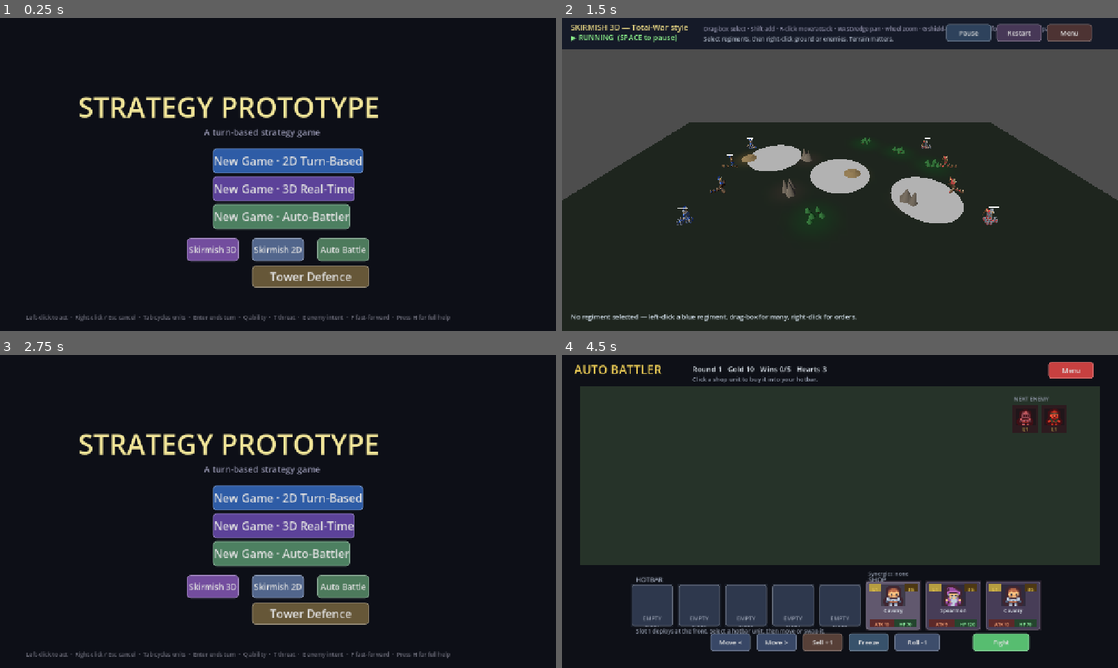
Above: before the commit, frames 1-4 (two rows, left to right).
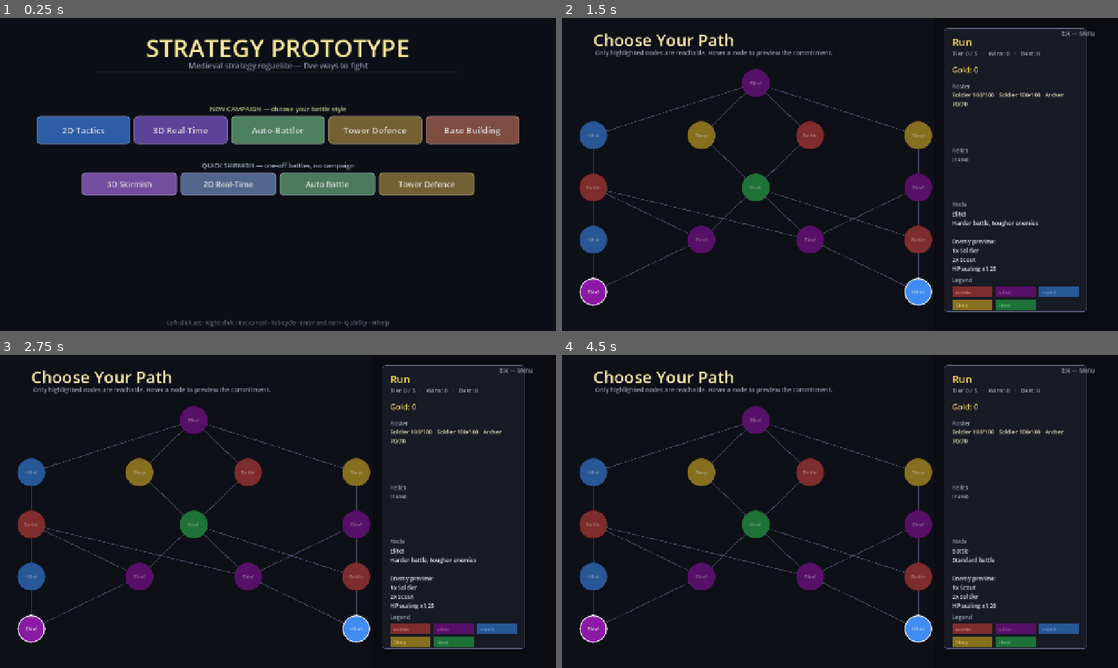
Above: after the commit, the same moments.

Repository: kabuumu/strategy-prototype
Game: Godot game, scene res://src/title/title.tscn
The game is run twice, just before and just after one commit, with the same random seed, the same clock (stepped at 60 frames per second) and the same inputs.
Inputs (mouse positions are in pixels of both pictures, inside the frame that each line leads up to):
- Up to frame 1 (0.25 s): no input
- Up to frame 2 (1.5 s): click (645, 130) at 0.5 s, where only the run after the commit has a clickable "2D Tactics"; click (773, 249) at 1.25 s, where only the run before the commit has a clickable "Skirmish 3D"
- Up to frame 3 (2.75 s): click (505, 370) at 2 s, where only the run before the commit has a clickable "Menu"
- Up to frame 4 (4.5 s): click (840, 586) at 2.75 s, where only the run before the commit has a clickable "Skirmish 2D"; click (1067, 370) at 3.5 s, where only the run before the commit has a clickable "Menu"; click (906, 586) at 4.25 s, where only the run before the commit has a clickable "Auto Battle"

The runs differ from the first frame. In frame 1, 25% of the frame differs, in the area x 4-94%, y 6-99%; in frame 2, 49%; in frame 3, 21%; in frame 4, 69%, in the area x 2-97%, y 2-95%.

Commit message:
Title: clean centered layout with all campaign + skirmish modes
The title had grown a wonky pile of overlapping buttons and a progress panel
that covered the bottom row. Rebuilt it into a tidy centered layout:

- Title + subtitle, centered.
- "New Campaign" row: 2D Tactics / 3D Real-Time / Auto-Battler / Tower Defence
  / Base Building — each starts a run in that battle style (battle_mode).
- "Quick Skirmish" row: 3D / 2D real-time / Auto / Tower Defence one-offs.
- Continue (when a save exists); progress panel relocated below the rows so it
  no longer covers anything.
- Helpers: _add_centered_label, _add_button_row (auto-centred), _add_menu_button
  gained an optional font-size arg.

Tower-Defence and Base-Building campaign routing/scenes land in follow-ups; until
then those campaign buttons fall back to the 2D battle.

Co-Authored-By: Claude Opus 4.8 <noreply@anthropic.com>

Diff:
--- a/src/title/title.gd
+++ b/src/title/title.gd
@@ -6,75 +6,79 @@
 func _draw() -> void:
 	# Background gradient effect — two overlapping rects
 	draw_rect(Rect2(0.0, 0.0, 1280.0, 720.0), Color(0.05, 0.06, 0.09))
-	# Subtle decorative line across the middle
-	draw_line(Vector2(0.0, 370.0), Vector2(1280.0, 370.0), Color(0.20, 0.22, 0.30, 0.40), 1.0)
+	# Subtle decorative line under the title block
+	draw_line(Vector2(220.0, 124.0), Vector2(1060.0, 124.0), Color(0.20, 0.22, 0.30, 0.40), 1.0)
+
+const CAMPAIGN_MODES: Array = [
+	{"t": "2D Tactics",    "m": "2d",   "c": Color(0.18, 0.36, 0.65)},
+	{"t": "3D Real-Time",  "m": "3d",   "c": Color(0.36, 0.26, 0.60)},
+	{"t": "Auto-Battler",  "m": "auto", "c": Color(0.30, 0.50, 0.38)},
+	{"t": "Tower Defence", "m": "td",   "c": Color(0.45, 0.38, 0.20)},
+	{"t": "Base Building", "m": "base", "c": Color(0.50, 0.30, 0.26)},
+]
 
 func _build_ui() -> void:
-	# -----------------------------------------------------------------------
-	# Title
-	# -----------------------------------------------------------------------
-	var title := Label.new()
-	title.text = "STRATEGY PROTOTYPE"
-	title.add_theme_font_size_override("font_size", 64)
-	title.modulate = Color(0.95, 0.90, 0.60)
-	title.position = Vector2(180.0, 160.0)
-	add_child(title)
-
-	# Subtitle
-	var sub := Label.new()
-	sub.text = "A turn-based strategy game"
-	sub.add_theme_font_size_override("font_size", 20)
-	sub.modulate = Color(0.55, 0.55, 0.65)
-	sub.position = Vector2(470.0, 248.0)
-	add_child(sub)
-
-	# -----------------------------------------------------------------------
-	# Continue (only when a run is saved) + New Game buttons
-	# -----------------------------------------------------------------------
 	var has_save: bool = GameManager.has_saved_run()
-	var y: float = 300.0
+
+	_add_centered_label("STRATEGY PROTOTYPE", 56, Color(0.95, 0.90, 0.60), 30.0)
+	_add_centered_label("Medieval strategy roguelite — five ways to fight", 18,
+		Color(0.55, 0.55, 0.65), 96.0)
+
+	# Continue an in-progress run.
 	if has_save:
-		_add_menu_button("Continue Run", Vector2(490.0, y), Vector2(300.0, 60.0),
-			Color(0.20, 0.55, 0.32), _on_continue)
-		y += 70.0
-
-	# New run — pick how campaign battles are fought
-	_add_menu_button("New Game · 2D Turn-Based", Vector2(490.0, y), Vector2(300.0, 58.0),
-		Color(0.18, 0.36, 0.65), _on_new_game_2d)
-	y += 64.0
-	_add_menu_button("New Game · 3D Real-Time", Vector2(490.0, y), Vector2(300.0, 58.0),
-		Color(0.36, 0.26, 0.60), _on_new_game_3d)
-	y += 64.0
-	_add_menu_button("New Game · Auto-Battler", Vector2(490.0, y), Vector2(300.0, 58.0),
-		Color(0.30, 0.50, 0.38), _on_new_game_auto)
-	y += 78.0
-
-	# Skirmishes are self-contained battle modes, no campaign state touched.
-	_add_menu_button("Skirmish 3D", Vector2(430.0, y), Vector2(120.0, 54.0),
-		Color(0.45, 0.30, 0.62), _on_skirmish_3d)
-	_add_menu_button("Skirmish 2D", Vector2(580.0, y), Vector2(120.0, 54.0),
-		Color(0.32, 0.40, 0.55), _on_skirmish_2d)
-	_add_menu_button("Auto Battle", Vector2(730.0, y), Vector2(120.0, 54.0),
-		Color(0.30, 0.48, 0.36), _on_auto_battler)
-	_add_menu_button("Tower Defence", Vector2(580.0, y + 64.0), Vector2(270.0, 50.0),
-		Color(0.40, 0.34, 0.22), _on_tower_defense)
-
-	var hint := Label.new()
-	hint.text = "Left-click to act  ·  Right-click / Esc cancel  ·  Tab cycles units  ·  Enter ends turn  ·  Q ability  ·  T threat  ·  E enemy intent  ·  F fast-forward  ·  Press H for full help"
-	hint.add_theme_font_size_override("font_size", 13)
-	hint.modulate = Color(0.40, 0.40, 0.45)
-	hint.position = Vector2(60.0, 680.0)
-	add_child(hint)
+		_add_menu_button("Continue Run", Vector2(490.0, 132.0), Vector2(300.0, 50.0),
+			Color(0.20, 0.55, 0.32), _on_continue, 22)
+
+	# New campaign — pick the battle style the whole run is fought in.
+	_add_centered_label("NEW CAMPAIGN — choose your battle style", 15,
+		Color(0.72, 0.74, 0.52), 198.0)
+	_add_button_row(CAMPAIGN_MODES.map(func(md): return {
+			"t": md["t"], "c": md["c"], "cb": _start_new_game.bind(md["m"])
+		}), 226.0, 216.0, 64.0, 20)
+
+	# Quick skirmishes — one-off battles, no campaign state touched.
+	_add_centered_label("QUICK SKIRMISH — one-off battles, no campaign", 15,
+		Color(0.62, 0.66, 0.74), 328.0)
+	_add_button_row([
+		{"t": "3D Skirmish",   "c": Color(0.45, 0.30, 0.62), "cb": _on_skirmish_3d},
+		{"t": "2D Real-Time",  "c": Color(0.32, 0.40, 0.55), "cb": _on_skirmish_2d},
+		{"t": "Auto Battle",   "c": Color(0.30, 0.48, 0.36), "cb": _on_auto_battler},
+		{"t": "Tower Defence", "c": Color(0.45, 0.38, 0.20), "cb": _on_tower_defense},
+	], 356.0, 220.0, 52.0, 18)
+
+	_add_centered_label("Left-click act · Right-click / Esc cancel · Tab cycle · Enter end turn · Q ability · H help",
+		13, Color(0.40, 0.40, 0.45), 692.0)
 
 	if not has_save:
 		_build_meta_panel()
 
-func _add_menu_button(text: String, pos: Vector2, sz: Vector2, color: Color, cb: Callable) -> void:
+# Centred full-width label helper.
+func _add_centered_label(text: String, font_size: int, color: Color, y: float) -> void:
+	var l := Label.new()
+	l.text = text
+	l.add_theme_font_size_override("font_size", font_size)
+	l.modulate = color
+	l.position = Vector2(0.0, y)
+	l.size = Vector2(1280.0, float(font_size) + 8.0)
+	l.horizontal_alignment = HORIZONTAL_ALIGNMENT_CENTER
+	add_child(l)
+
+# Lay a row of {t, c, cb} buttons centred horizontally at y.
+func _add_button_row(items: Array, y: float, bw: float, bh: float, fs: int) -> void:
+	var gap: float = 8.0
+	var total: float = items.size() * (bw + gap) - gap
+	var sx: float = (1280.0 - total) * 0.5
+	for i in range(items.size()):
+		var it: Dictionary = items[i]
+		_add_menu_button(String(it["t"]), Vector2(sx + i * (bw + gap), y),
+			Vector2(bw, bh), it["c"], it["cb"], fs)
+
+func _add_menu_button(text: String, pos: Vector2, sz: Vector2, color: Color, cb: Callable, fs: int = -1) -> void:
 	var btn := Button.new()
 	btn.text     = text
 	btn.position = pos
 	btn.size     = sz
-	btn.add_theme_font_size_override("font_size", 19 if sz.x < 180.0 else 26)
+	btn.add_theme_font_size_override("font_size", fs if fs > 0 else (19 if sz.x < 180.0 else 26))
 	btn.add_theme_stylebox_override("normal",  _btn_style(color))
 	btn.add_theme_stylebox_override("hover",   _btn_style(color.lightened(0.18)))
 	btn.add_theme_stylebox_override("pressed", _btn_style(color.darkened(0.25)))
@@ -146,24 +150,24 @@
 
 	var panel := ColorRect.new()
 	panel.color    = Color(0.10, 0.12, 0.18, 0.92)
-	panel.position = Vector2(440.0, 510.0)
-	panel.size     = Vector2(400.0, 150.0)
+	panel.position = Vector2(360.0, 452.0)
+	panel.size     = Vector2(560.0, 196.0)
 	add_child(panel)
 
 	var border := ColorRect.new()
 	border.color    = Color(0.30, 0.32, 0.40, 1.0)
-	border.position = Vector2(440.0, 510.0)
-	border.size     = Vector2(400.0, 2.0)
+	border.position = Vector2(360.0, 452.0)
+	border.size     = Vector2(560.0, 2.0)
 	add_child(border)
 
 	var header := Label.new()
 	header.text = "PROGRESS"
 	header.add_theme_font_size_override("font_size", 14)
 	header.modulate = Color(0.85, 0.85, 0.45)
-	header.position = Vector2(456.0, 520.0)
+	header.position = Vector2(380.0, 462.0)
 	add_child(header)
 
-	var y: float = 544.0
+	var y: float = 488.0
 	if has_last_run:
 		var prefix: String = ("Cleared the campaign!" if GameManager.last_run_won
 			else "Reached tier %d / %d" % [GameManager.last_run_tier_reached, GameManager.MAP_TIERS])
@@ -171,7 +175,7 @@
 		last.text = "Last run: %s  ·  %d battles won" % [prefix, GameManager.last_run_battles_won]
 		last.add_theme_font_size_override("font_size", 14)
 		last.modulate = Color(0.80, 0.85, 0.90)
-		last.position = Vector2(456.0, y)
+		last.position = Vector2(380.0, y)
 		add_child(last)
 		y += 24.0
 
@@ -185,7 +189,7 @@
 		bt.text = best_tier_str
 		bt.add_theme_font_size_override("font_size", 14)
 		bt.modulate = Color(0.70, 0.78, 0.90)
-		bt.position = Vector2(456.0, y)
+		bt.position = Vector2(380.0, y)
 		add_child(bt)
 		y += 22.0
 
@@ -193,7 +197,7 @@
 		bs.text = "Best streak:  %d wins" % GameManager.best_streak_ever
 		bs.add_theme_font_size_override("font_size", 14)
 		bs.modulate = Color(0.70, 0.78, 0.90)
-		bs.position = Vector2(456.0, y)
+		bs.position = Vector2(380.0, y)
 		add_child(bs)
 		y += 22.0
 
@@ -201,5 +205,5 @@
 		tr.text = "Total runs:  %d" % GameManager.total_runs
 		tr.add_theme_font_size_override("font_size", 14)
 		tr.modulate = Color(0.55, 0.60, 0.70)
-		tr.position = Vector2(456.0, y)
+		tr.position = Vector2(380.0, y)
 		add_child(tr)
